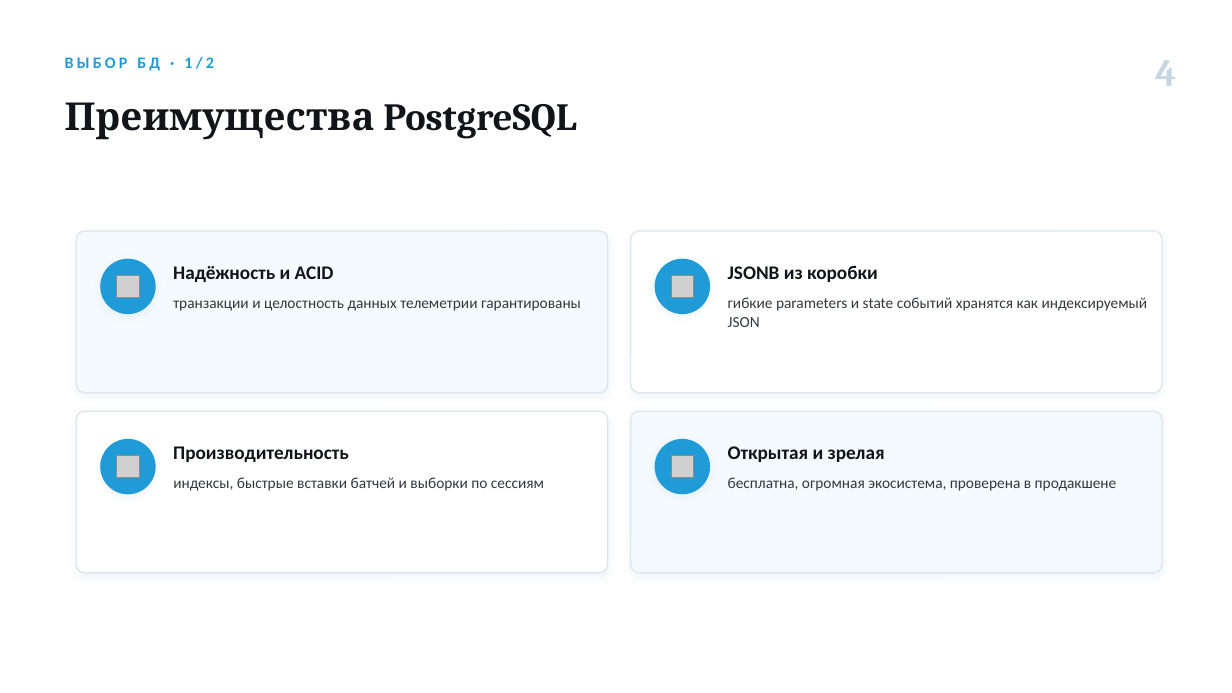
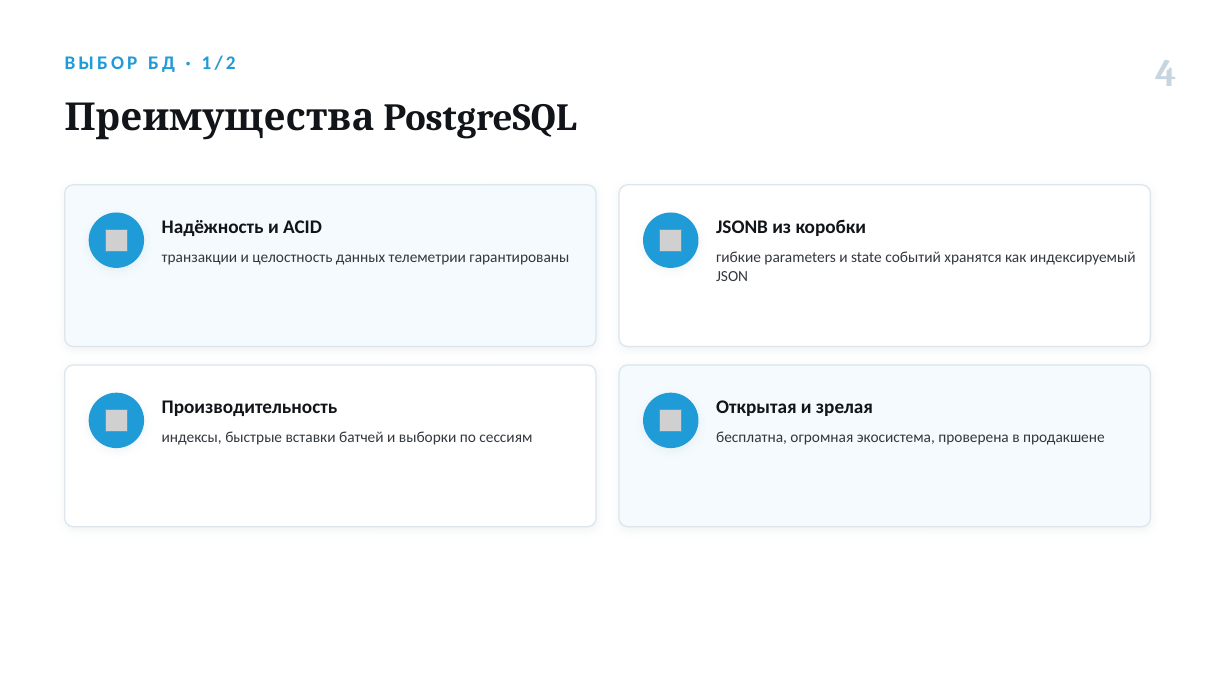
Before and after one commit to Antizi/diplom-Game_Plugs_Ai, a slide deck: slide 4 of presentations/Самигуллин_ВКР_серверное-решение.pptx. Drawn at 1232x693 pixels with LibreOffice and Linux fonts; fonts in the diff are those of the drawing; grey boxes stand for pictures. Boxes give left, top, right and bottom in pixels: in the first picture for what was removed or moved away, otherwise in the second. Text is boxed around its words. In the diff, an @@ line names an element or a change of style, - is before the commit and + after.

```diff
--- a/presentations/Самигуллин_ВКР_серверное-решение.pptx
+++ b/presentations/Самигуллин_ВКР_серверное-решение.pptx
@@ text "ВЫБОР БД · 1/2" at [65, 55, 236, 72]: size 12.5 to 15 pt @@
@@ 8 texts, 4 pictures, 4 rounded rectangles, 4 ellipses: place and size @@
-8 texts, 4 pictures, 4 rounded rectangles, 4 ellipses at [76, 231, 1163, 573]
+8 texts, 4 pictures, 4 rounded rectangles, 4 ellipses at [65, 185, 1151, 527]
```
Also in this commit, not shown: 9 other slides changed, 6 other files.
